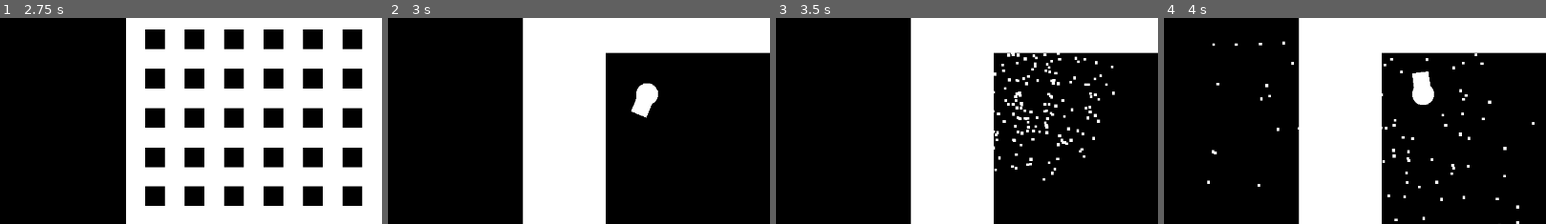
Above: before the commit, frames 1-4 (left to right).
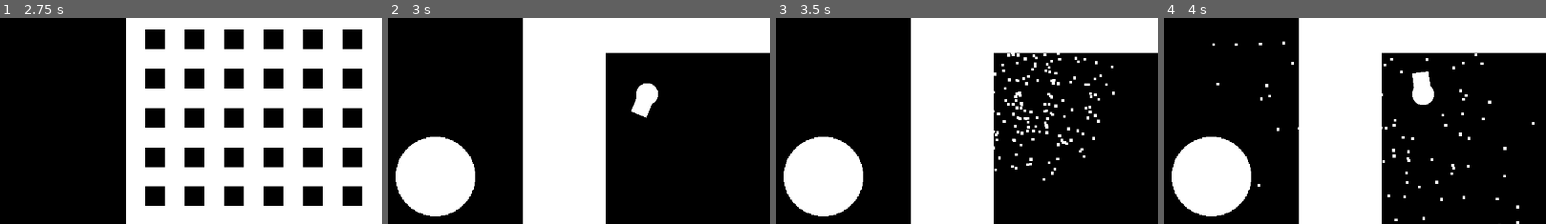
Above: after the commit, the same moments.

Repository: Christmas-Missionary/one_button_2024
Game: Godot game, scene res://src/starting_up.tscn
Two runs of this game, one before a commit and one after it. Both use one fixed random seed, a clock stepped at 60 frames per second and the inputs below. Sound files missing from this copy of the repository are replaced by a short silence.
Inputs:
- Up to frame 1 (2.75 s): tap Enter at 0.5 s; hold Space (OneButton) 0.53-1.28 s; tap Space (OneButton) at 1.35 s; hold Space (OneButton) from 2.03 s (still down)
- Up to frame 2 (3 s): tap Enter at 2.75 s; release Space (OneButton) at 2.78 s; tap Space (OneButton) at 2.85 s
- Up to frame 3 (3.5 s): no input
- Up to frame 4 (4 s): hold Space (OneButton) from 3.53 s (still down)
The pictures show only the part of the screen within x 5-55%, y 12-61%; the shares and areas given below are measured in that part.

Frame 1 is identical in both runs. In frame 2, 6.4% of the frame differs, in the area x 2-23%, y 57-97%; in frame 3, 6.4%; in frame 4, 6.4%.

Commit message:
touch button has textures

Diff:
--- a/src/main.tscn
+++ b/src/main.tscn
@@ -8,13 +8,14 @@
 [ext_resource type="AudioStream" uid="uid://davbspjg0eoq8" path="res://assets/sfx/lv_complete_1.wav" id="6_8e3j0"]
 [ext_resource type="Texture2D" uid="uid://duywj6hnpoc0h" path="res://assets/images/arrow.png" id="6_77y7e"]
 [ext_resource type="Script" path="res://src/lv_animation.gd" id="6_a8la6"]
+[ext_resource type="Texture2D" uid="uid://c6qw5a6uyntku" path="res://assets/images/circle_pressed.png" id="6_s24u0"]
 [ext_resource type="AudioStream" uid="uid://cokywda6jm6ry" path="res://assets/sfx/lv_complete_2.wav" id="7_7gh7y"]
 [ext_resource type="AudioStream" uid="uid://chqxj5jfdg5hu" path="res://assets/sfx/lv_complete_3.wav" id="8_4m3x3"]
 [ext_resource type="Texture2D" uid="uid://dg2jrk3exngto" path="res://assets/images/circle.png" id="11_rfsdh"]
 [ext_resource type="Script" path="res://src/level_texture.gd" id="12_sk8ig"]
 
 [sub_resource type="CircleShape2D" id="CircleShape2D_xju82"]
-radius = 70.0
+radius = 50.0
 
 [sub_resource type="TileSetAtlasSource" id="TileSetAtlasSource_ocu0t"]
 texture = ExtResource("1_4rcel")
@@ -103,7 +104,11 @@
 [node name="CanvasLayer" type="CanvasLayer" parent="."]
 
 [node name="TouchScreenButton" type="TouchScreenButton" parent="CanvasLayer"]
-position = Vector2(135, 325)
+texture_filter = 1
+position = Vector2(75, 262)
+scale = Vector2(1.25, 1.25)
+texture_normal = ExtResource("11_rfsdh")
+texture_pressed = ExtResource("6_s24u0")
 shape = SubResource("CircleShape2D_xju82")
 action = "OneButton"
 visibility_mode = 1
Not shown: 1 places in src/main.tscn that only renumber resources
